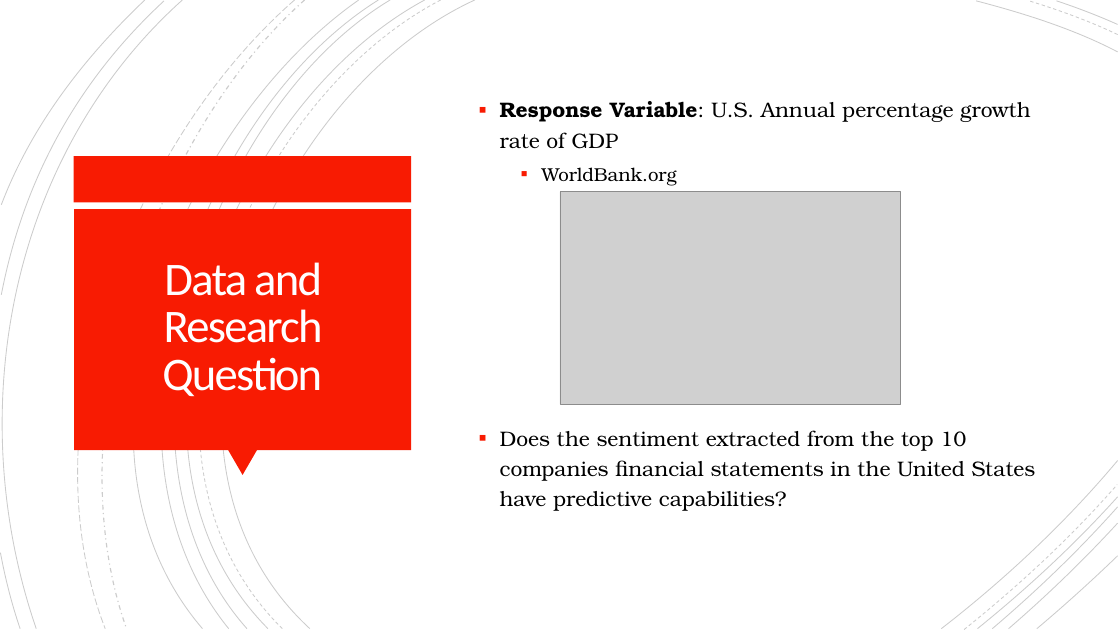
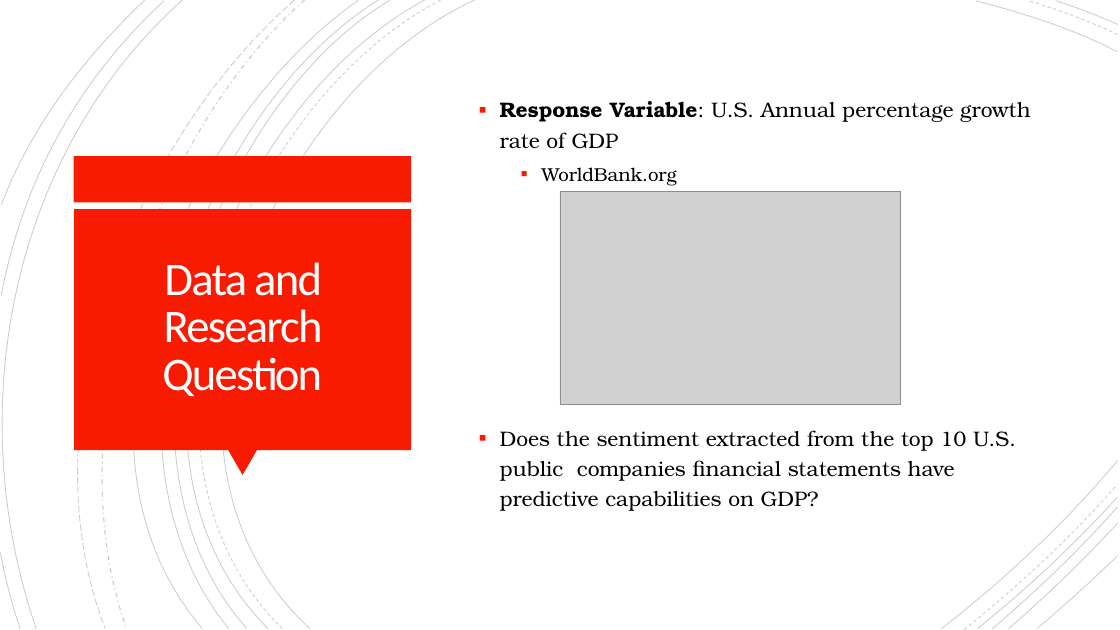
Before and after one commit to davepalazzo/Sentiment_Analysis_S-P_500, a slide deck: slide 4 of Economic_Forecasting.pptx. Drawn at 1120x630 pixels with LibreOffice and Linux fonts; fonts in the diff are those of the drawing; grey boxes stand for pictures. Boxes give left, top, right and bottom in pixels: in the first picture for what was removed or moved away, otherwise in the second. Text is boxed around its words. In the diff, an @@ line names an element or a change of style, - is before the commit and + after.

Commit message:
Update

```diff
--- a/Economic_Forecasting.pptx
+++ b/Economic_Forecasting.pptx
@@ text at (500,430,1016,511): text changed @@
-▪ Does the sentiment extracted from the top 10 companies financial statements in the United States have predictive capabilities?
+▪ Does the sentiment extracted from the top 10 U.S. public companies financial statements have predictive capabilities on GDP?
```
